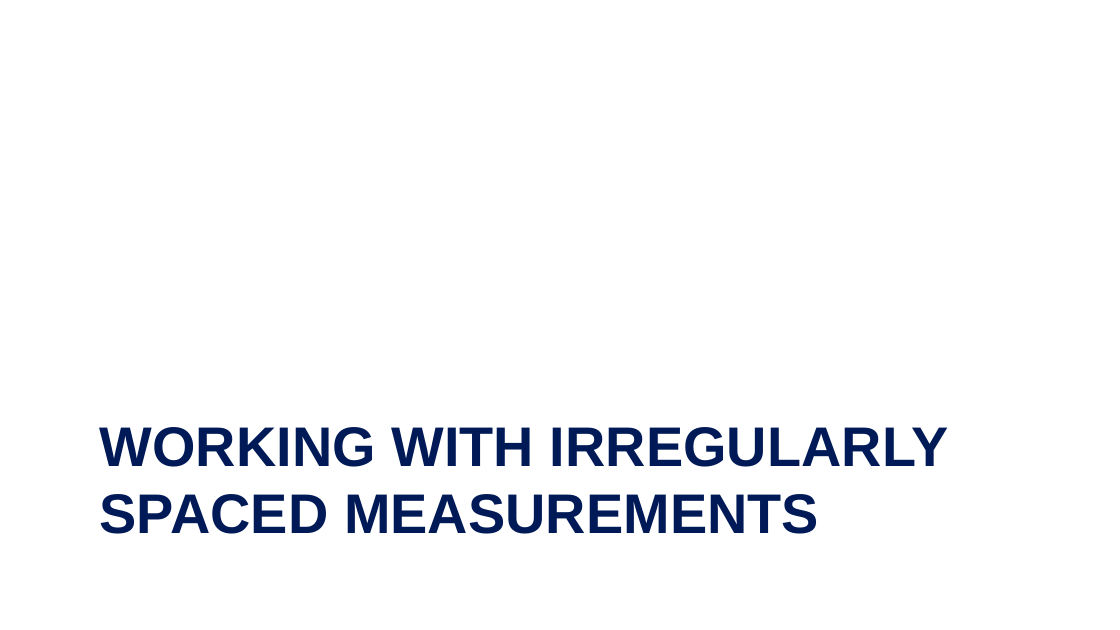
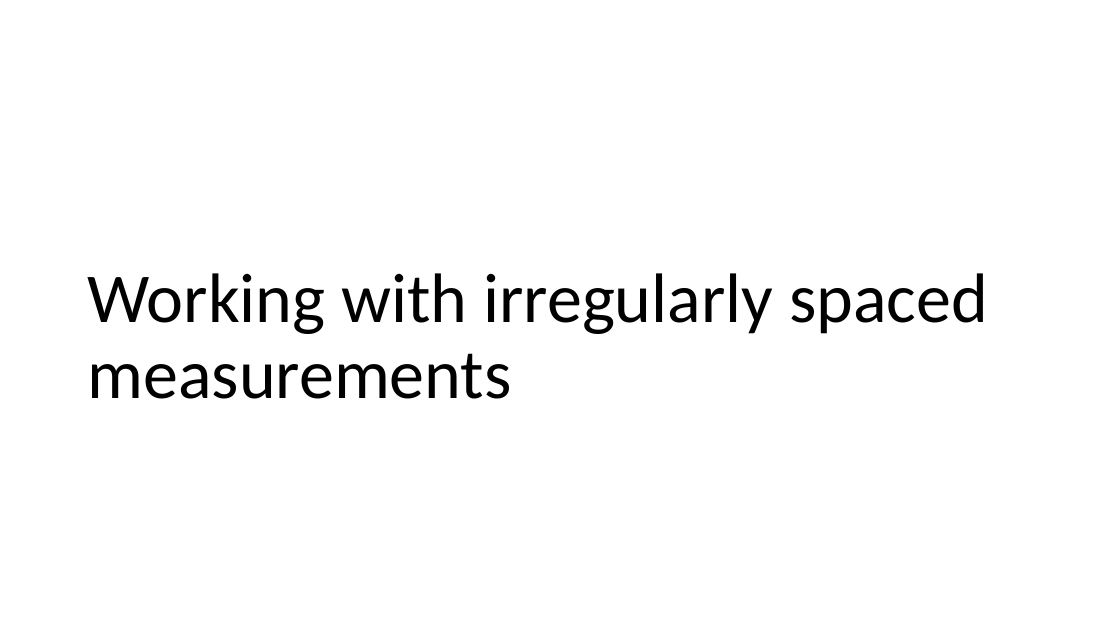
Before and after one commit to mengelhard/mmci_applied_ds, a slide deck: slide 43 of lectures/ll12.pptx. Drawn at 1120x630 pixels with LibreOffice and Linux fonts; fonts in the diff are those of the drawing; background and template pictures are left out. Boxes give left, top, right and bottom in pixels: in the first picture for what was removed or moved away, otherwise in the second. Text is boxed around its words. In the diff, an @@ line names an element or a change of style, - is before the commit and + after.

```diff
--- a/lectures/ll12.pptx
+++ b/lectures/ll12.pptx
@@ title "Working with irregularly spaced measurements" at box(87, 273, 988, 399): vertical alignment top to bottom @@
@@ title at box(87, 273, 988, 399): text changed; size 36 to 45 pt; font Arial to Calibri; text colour #001A57 to #000000; bold off @@
-WORKING WITH IRREGULARLY SPACED MEASUREMENTS
+Working with irregularly spaced measurements
```
Also in this commit, not shown: 47 other slides changed, 1 other file.
